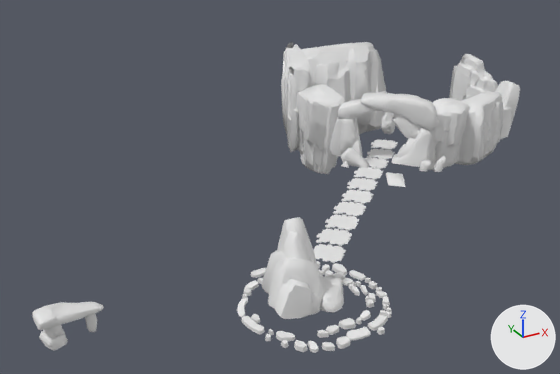
The OBJ model Resources/Scenes/GameWorld/Meshes/rock.obj as it was, and as the next commit left it.
Camera for both pictures: a camera (50 mm lens) standing at (-34.0, -81.7, 64.4) and looking at (37.7, 48.6, -0.7). Every picture has the same lights, and +X, +Y and +Z are marked at lower right. Where no turn or scale is listed for an object, it has been applied to the vertices. Vertices at the same position are counted once.

The first picture shows 'rock'.
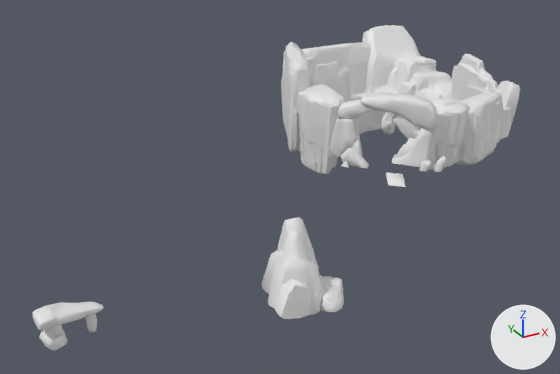
Location of each change, (x1, y1, x2, y2) in pixels of the pictures (560 x 374 px):
'rock', reshaped
    before: (32, 42, 520, 353)
    after: (32, 25, 520, 350)
part 1 of me_rock, deleted
    before: (237, 139, 397, 353)
part 2 of me_rock, added
    after: (350, 25, 450, 103)

The change, as a diff of the scene's bpy script:
```diff
--- a/Resources/Scenes/GameWorld/Meshes/rock.obj.py
+++ b/Resources/Scenes/GameWorld/Meshes/rock.obj.py
@@ me_rock @@
 # used by ob_rock; location = (0.0, 0.0, 0.0)
-me_rock.from_pydata(...)  # 14671 vertices, 24156 faces; spans x -19.8..109.2, y -6.4..100.1, z -11.5..18.3
+me_rock.from_pydata(...)  # 9793 vertices, 19260 faces; spans x -19.8..109.2, y 1.4..100.1, z -11.5..18.3
+# me_rock part 1: 219 loose pieces with 4490 vertices, spanning x 8.0..73.8, y -6.4..62.7, z -0.1..0.7, are deleted
+# me_rock part 2: 52 vertices added at x 82.8..107.5, y 72.0..99.0, z -1.2..18.0
```
